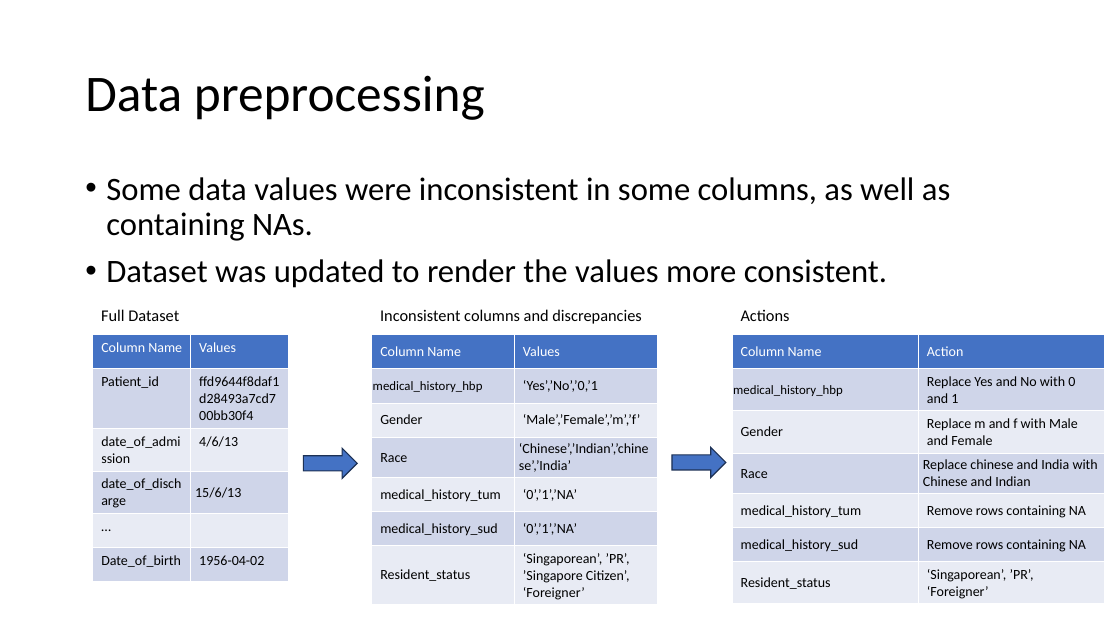
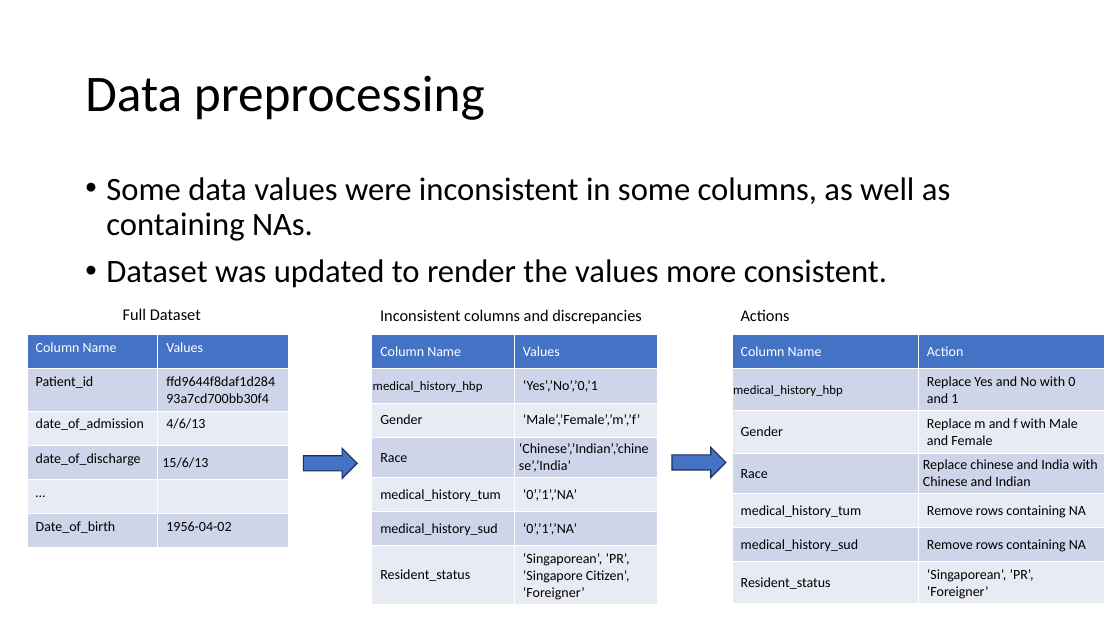
Before and after one commit to Seantok1990/rwe_tech_assignment, a slide deck: slide 6 of Presentation for Holmusk.pptx. Drawn at 1120x630 pixels with LibreOffice and Linux fonts; fonts in the diff are those of the drawing. Boxes give left, top, right and bottom in pixels: in the first picture for what was removed or moved away, otherwise in the second. Text is boxed around its words. In the diff, an @@ line names an element or a change of style, - is before the commit and + after.

```diff
--- a/Presentation for Holmusk.pptx
+++ b/Presentation for Holmusk.pptx
@@ text "Full Dataset": place and size @@
-text "Full Dataset" at (101, 309, 179, 321)
+text "Full Dataset" at (123, 308, 201, 320)
@@ table: place and size @@
-table at (93, 335, 290, 588)
+table at (27, 335, 289, 548)
```
Also in this commit, not shown: 4 other slides changed.
